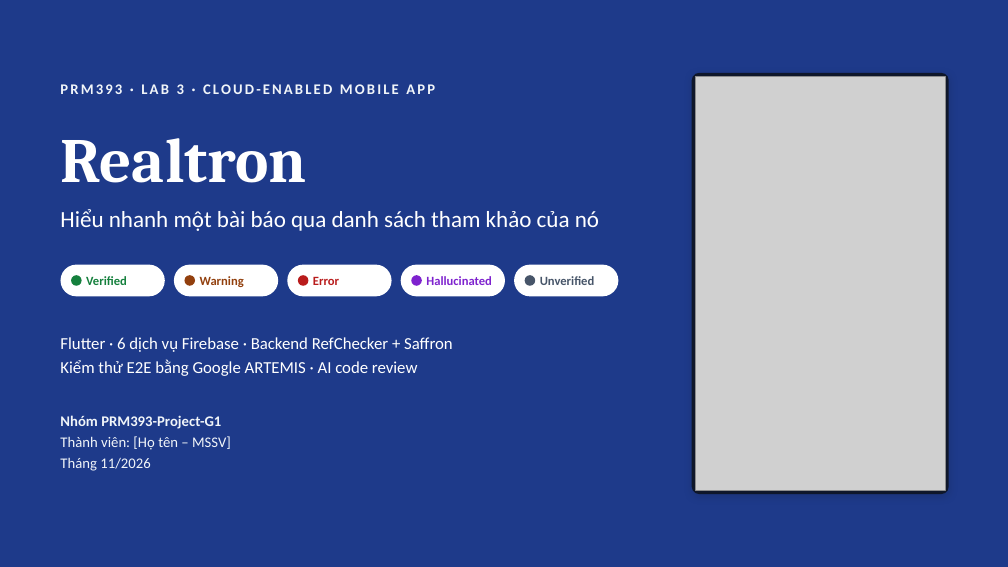
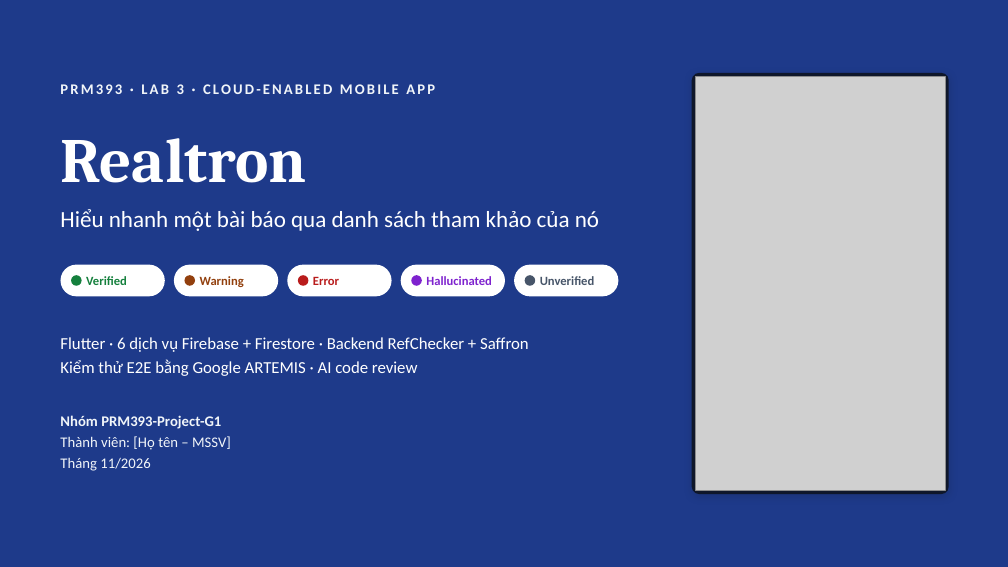
Before and after one commit to PRM393-Project-G1/Lab3, a slide deck: slide 1 of slides/Lab03_G1_slides.pptx. Drawn at 1008x567 pixels with LibreOffice and Linux fonts; fonts in the diff are those of the drawing; grey boxes stand for pictures. Boxes give left, top, right and bottom in pixels: in the first picture for what was removed or moved away, otherwise in the second. Text is boxed around its words. In the diff, an @@ line names an element or a change of style, - is before the commit and + after.

```diff
--- a/slides/Lab03_G1_slides.pptx
+++ b/slides/Lab03_G1_slides.pptx
@@ text at (60, 337, 529, 352): text changed @@
-Flutter · 6 dịch vụ Firebase · Backend RefChecker + Saffron
+Flutter · 6 dịch vụ Firebase + Firestore · Backend RefChecker + Saffron
```
Also in this commit, not shown: 6 other slides changed, 20 slides added, 3 slides removed, 7 other files.
